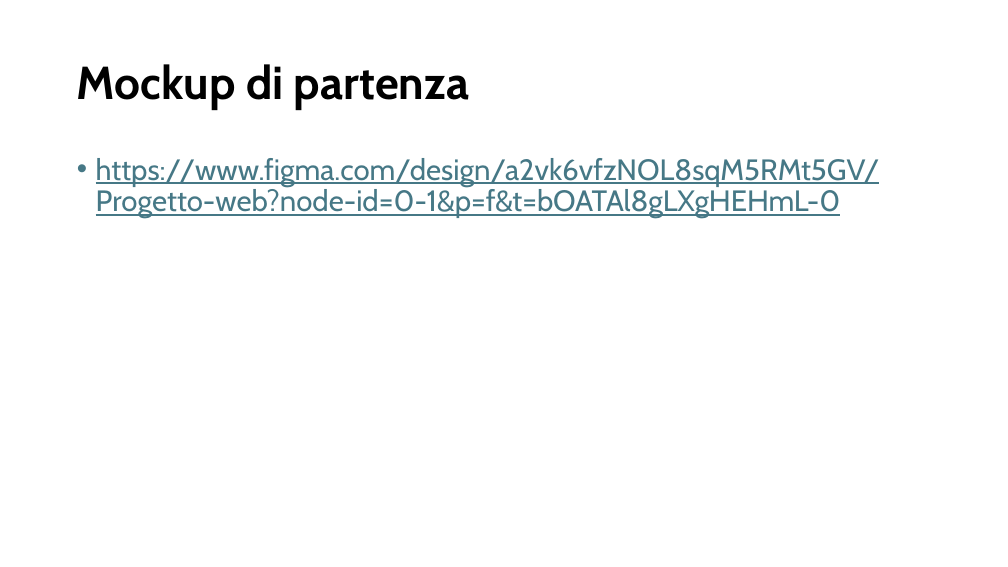
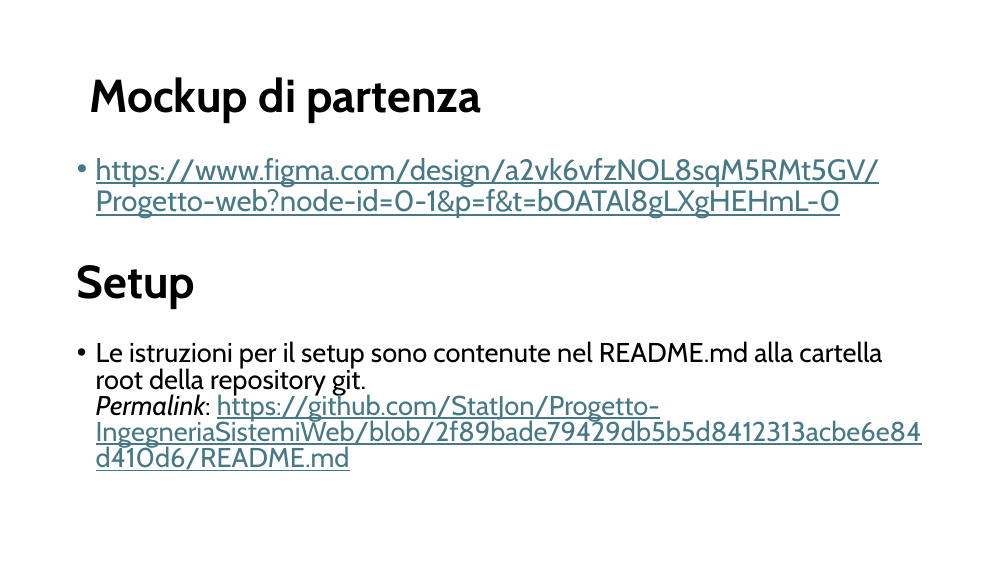
Before and after one commit to StatJon/Progetto-IngegneriaSistemiWeb, a slide deck: slide 3 of Presentazione Progetto.pptx. Drawn at 1008x567 pixels with LibreOffice and Linux fonts; fonts in the diff are those of the drawing. Boxes give left, top, right and bottom in pixels: in the first picture for what was removed or moved away, otherwise in the second. Text is boxed around its words. In the diff, an @@ line names an element or a change of style, - is before the commit and + after.

```diff
--- a/Presentazione Progetto.pptx
+++ b/Presentazione Progetto.pptx
@@ text "Mockup di partenza": place and size @@
-text "Mockup di partenza" at <box>77,64,469,110</box>
+text "Mockup di partenza" at <box>89,77,482,123</box>
@@ title added at <box>77,265,195,309</box>, 44 pt, text #000000, bold @@
+Setup
@@ text added at <box>96,341,922,471</box>, 25.9 pt, text #467886, underline @@
+• Le istruzioni per il setup sono contenute nel README.md alla cartella root della repository git.
+  Permalink: https://github.com/StatJon/Progetto-IngegneriaSistemiWeb/blob/2f89bade79429db5b5d8412313acbe6e84d410d6/README.md
```
Also in this commit, not shown: 3 other slides changed, 3 other files.
